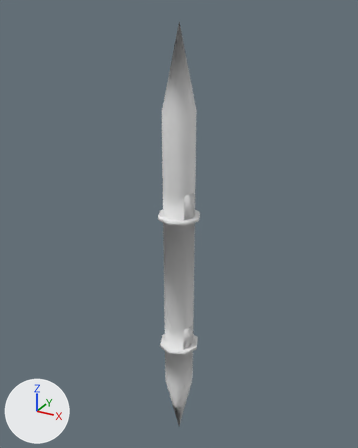
The FBX model CorridorGeodesic/Assets/Resources/Models/Elevator.fbx: old version first, new version second.
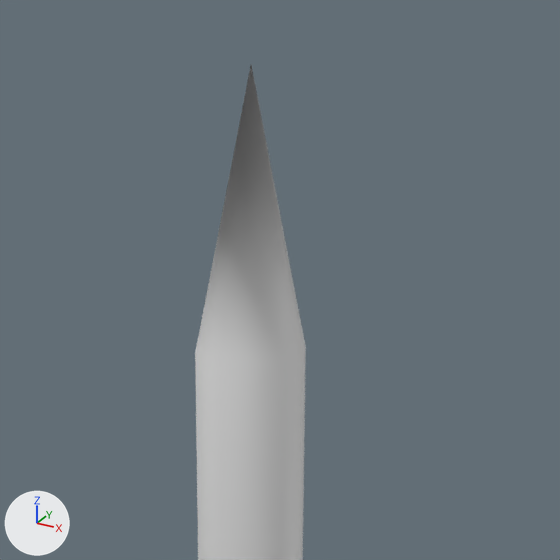
The first picture shows the older version from a camera (50 mm lens) standing at (43.1, -78.4, 37.2) and looking at (-1.5, 2.6, -3.3). The close-ups show both versions on the part from 28% to 77% of the width and 0% to 40% of the height of that picture; other places that the commit changed are outside them. Lighting does not change. The marker at lower left points along +X, +Y and +Z. Vertices at the same position are counted once.

In view in the first close-up: 'Tube'.
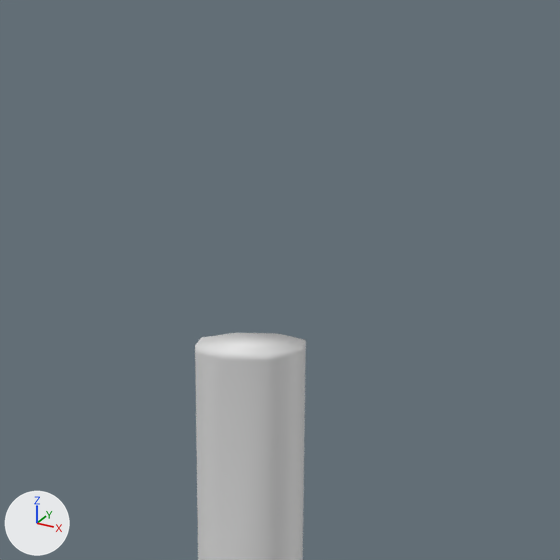
Location of each change, (x1, y1, x2, y2) in pixels of the close-ups (560 x 560 px):
```json
{"object": "Tube", "change": "reshaped", "before": [195, 65, 306, 560], "after": [195, 333, 306, 560]}
{"part": 1, "of": "me_cylinder_005", "change": "cut back", "before": [195, 65, 306, 361], "after": [195, 333, 306, 361]}
```

Edits to the scene script, one JSON object a line:
```json
{"block": "me_cylinder_005", "where": "# used by ob_tube; location = (-0.09, 0.0, -10.16)"}
{"op": "remove", "block": "me_cylinder_005", "code": "me_cylinder_005.from_pydata(...)  # 146 vertices, 164 faces; spans x -4.2..4.4, y -4.3..4.3, z -44.8..45.2"}
{"op": "add", "block": "me_cylinder_005", "code": "me_cylinder_005.from_pydata(...)  # 160 vertices, 152 faces; spans x -4.2..4.4, y -4.3..4.3, z -31.1..30.6"}
{"block": "me_cylinder_005", "change": "me_cylinder_005 part 1"}
{"block": "me_cylinder_005", "change": "1 vertex is removed from x 0.1, y 0.0, z 45.2"}
{"block": "me_cylinder_005", "change": "16 faces are deleted"}
{"block": "me_cylinder_005", "change": "8 new vertices lie (0.0, 0.0, 0.4) away from vertices in x -3.2..3.3, y -3.2..3.3, z 30.2"}
{"block": "me_cylinder_005", "change": "10 new faces join them"}
```
